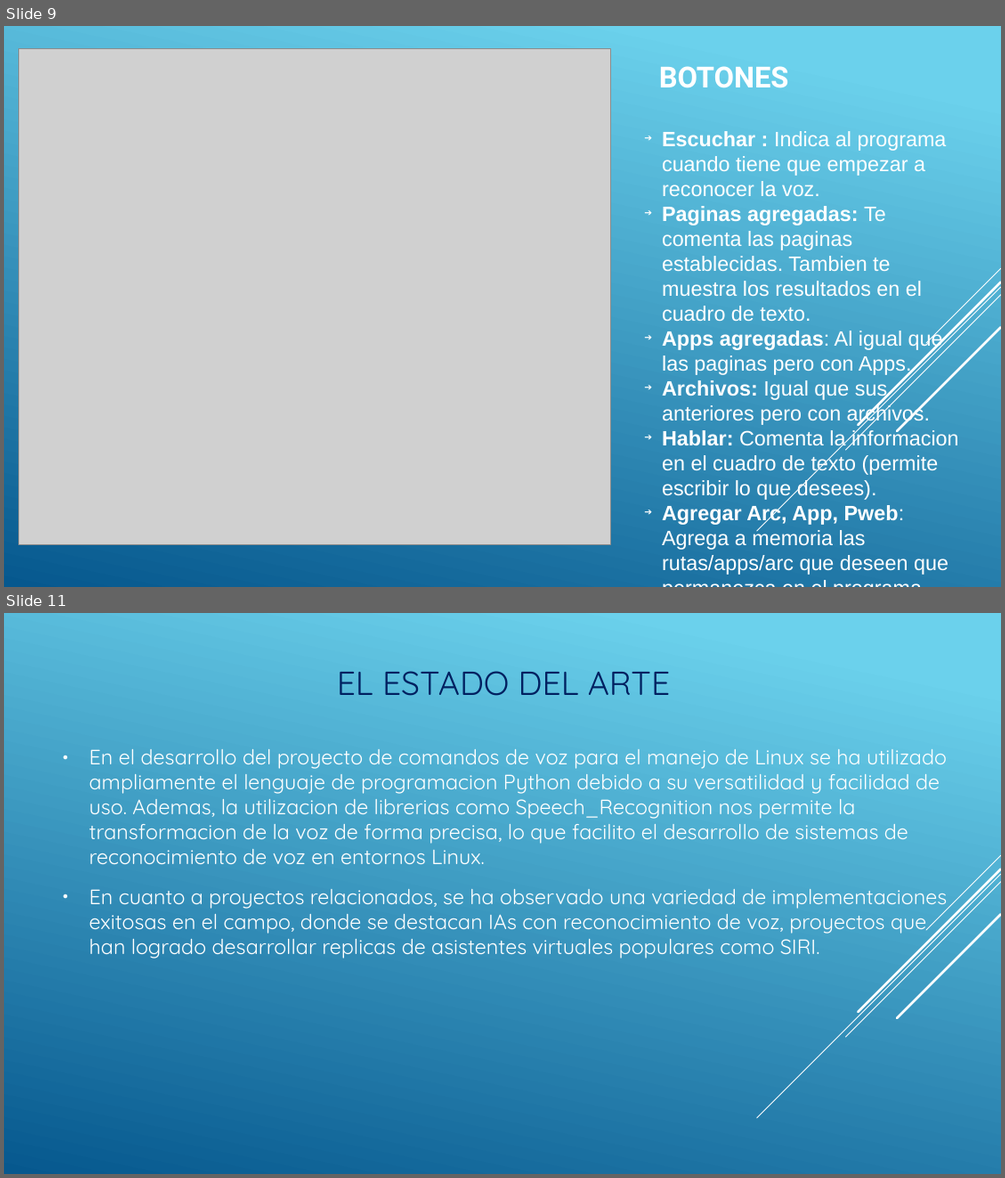
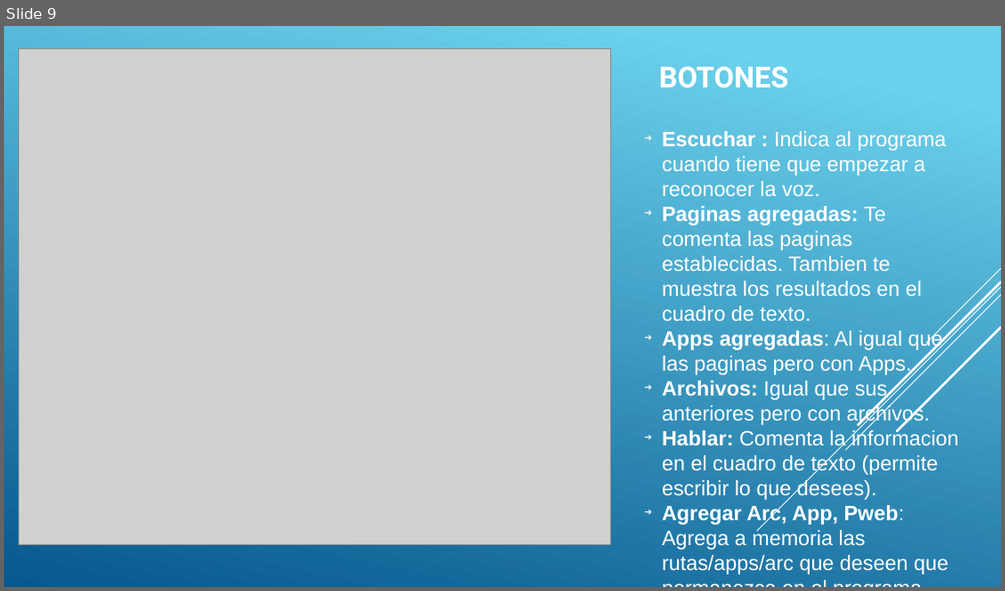
Before and after one commit to MaxiColomboUTN/ProyectoSpeechChat, a slide deck: Comandos-de-voz.odp. Shown one above the other, each under a label of ours: slides 9 and 11 before the commit, slide 9 after it; the slides between them are not shown. The pictures are 1005x1178 and 1005x591 pixels, drawn with LibreOffice and Linux fonts; fonts in the diff are those of the drawing; grey boxes stand for pictures. Boxes give left, top, right and bottom in pixels: in the first picture for what was removed or moved away, otherwise in the second. Text is boxed around its words. In the diff, an @@ line names an element or a change of style, - is before the commit and + after.

```diff
--- a/Comandos-de-voz.odp
+++ b/Comandos-de-voz.odp
@@ slide 11 removed at (4,613,1001,1174), background gradient #6BD1EC to #06588E; not listed: 5 template elements that a slide beside it also shows @@
@@ title removed at (337,671,670,696) @@
-EL ESTADO DEL ARTE
@@ text removed at (89,749,947,958) @@
-● En el desarrollo del proyecto de comandos de voz para el manejo de Linux se ha utilizado ampliamente el lenguaje de programacion Python debido a su versatilidad y facilidad de uso. Ademas, la utilizacion de librerias como Speech_Recognition nos permite la transformacion de la voz de forma precisa, lo que facilito el desarrollo de sistemas de reconocimiento de voz en entornos Linux.
-● En cuanto a proyectos relacionados, se ha observado una variedad de implementaciones exitosas en el campo, donde se destacan IAs con reconocimiento de voz, proyectos que han logrado desarrollar replicas de asistentes virtuales populares como SIRI.
```
Also in this commit, not shown: 3 other slides removed.
